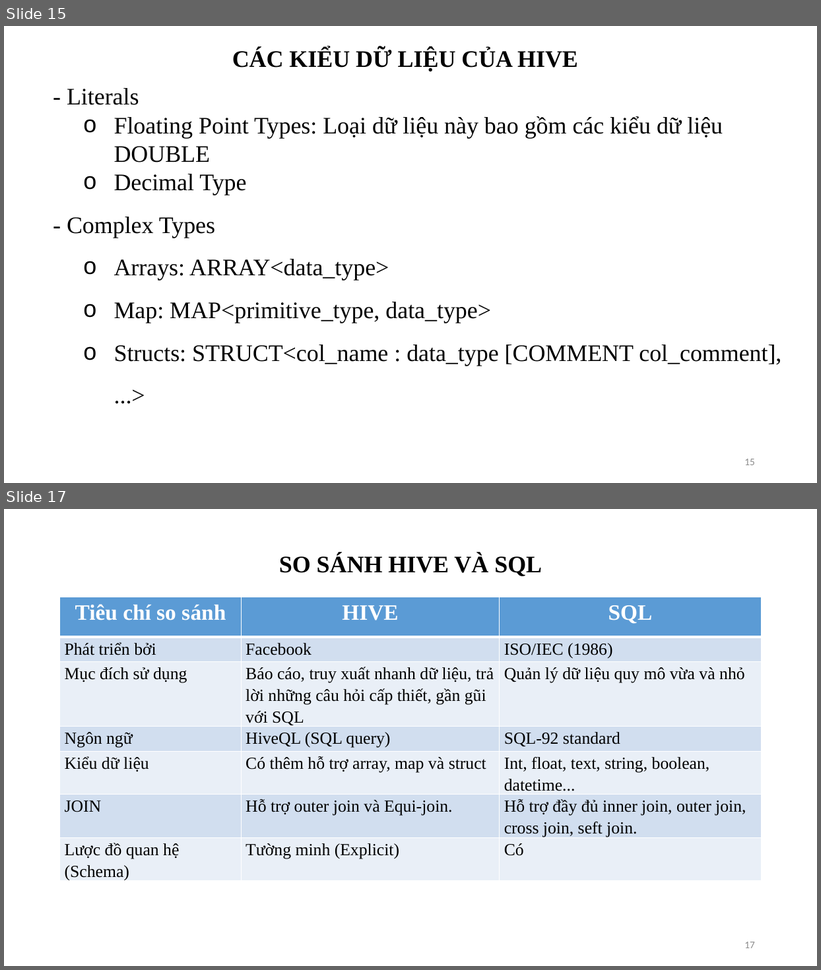
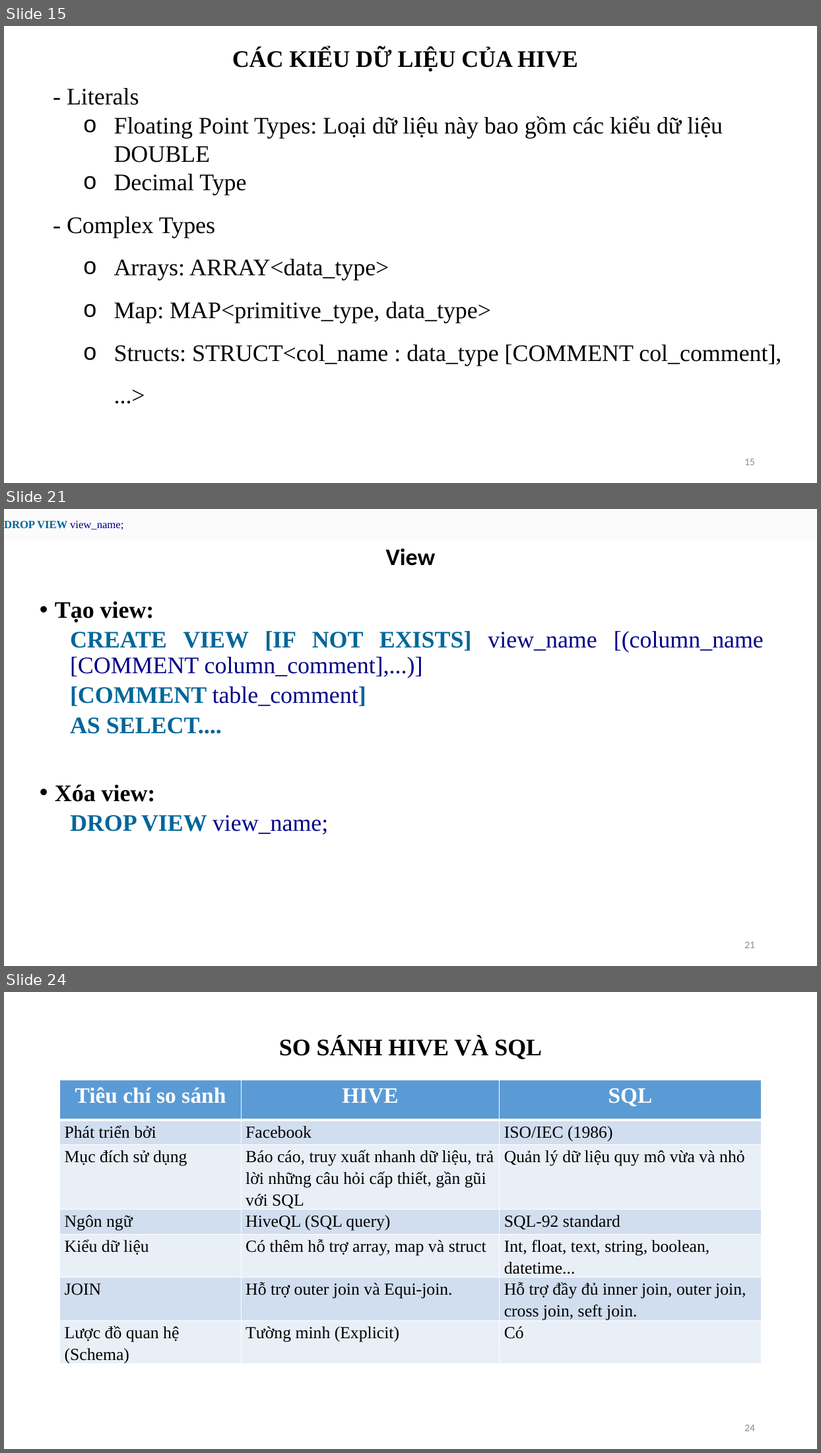
Before and after one commit to DiepMyDung/1212048_1212060_1212354_Seminar_Hive, a slide deck: Final.pptx. Shown one above the other, each under a label of ours: slides 15 and 17 before the commit, slides 15, 21 and 24 after it; the slides between them are not shown. The pictures are 821x970 and 821x1453 pixels, drawn with LibreOffice and Linux fonts; fonts in the diff are those of the drawing. Boxes give left, top, right and bottom in pixels: in the first picture for what was removed or moved away, otherwise in the second. Text is boxed around its words. In the diff, an @@ line names an element or a change of style, - is before the commit and + after.

```diff
--- a/Final.pptx
+++ b/Final.pptx
@@ slide 21 added at <box>4,509,817,966</box>, background #FFFFFF @@
@@ text added at <box>4,521,123,530</box>, 13 pt, text #000088 @@
+DROP VIEW view_name;
@@ title added at <box>386,549,436,566</box>, 28 pt, text #000000, bold @@
+View
@@ text added at <box>55,601,764,835</box>, 28 pt, text #000088 @@
+• Tạo view:
+  CREATE VIEW [IF NOT EXISTS] view_name [(column_name [COMMENT column_comment],...)]
+  [COMMENT table_comment]
+  AS SELECT....
+• Xóa view:
+  DROP VIEW view_name;
@@ page number added at <box>745,942,755,949</box>, 12 pt, text #8C8C8C @@
+21
@@ what was slide 17 is now slide 24 @@
@@ page number at <box>745,1425,755,1432</box>: text changed @@
-17
+24
```
Also in this commit, not shown: 3 slides changed, 6 other slides added.
